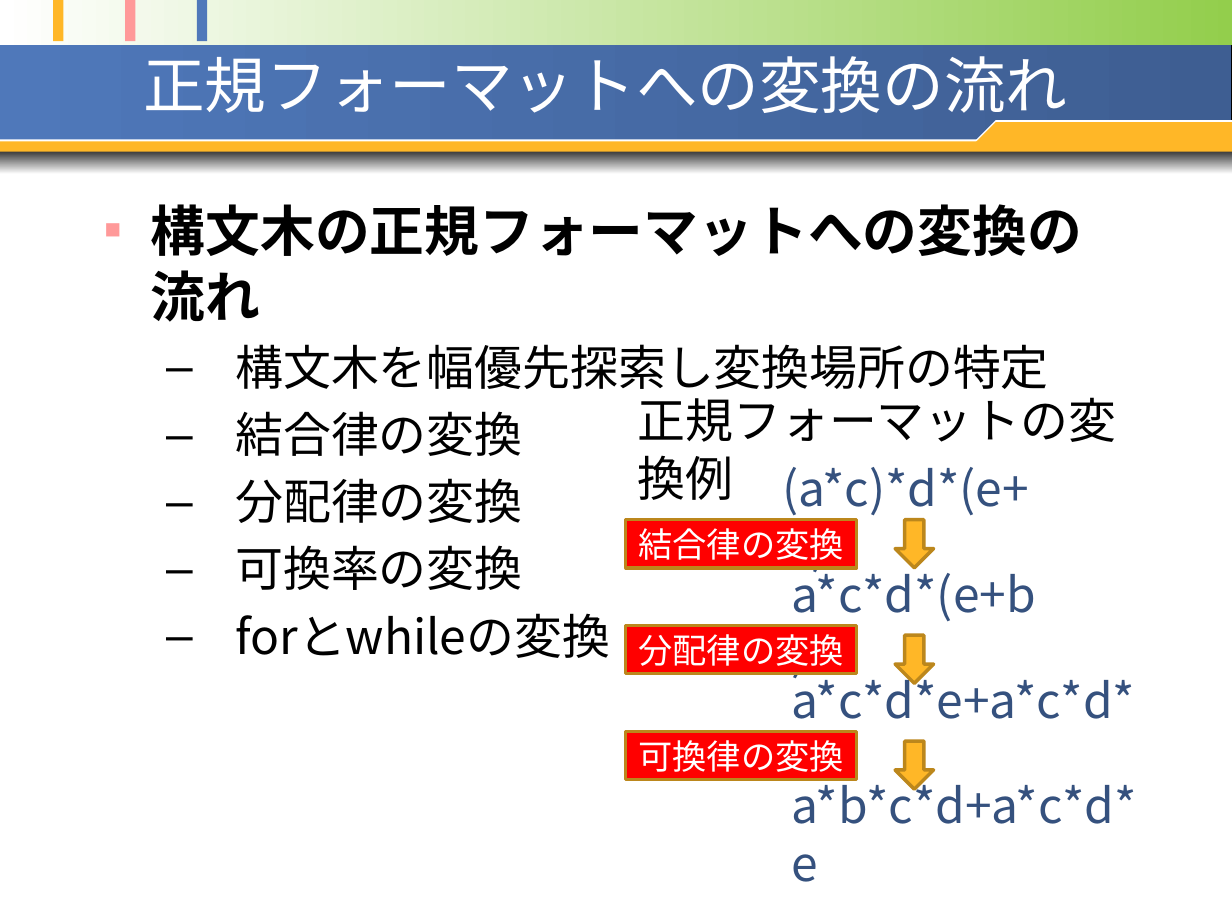
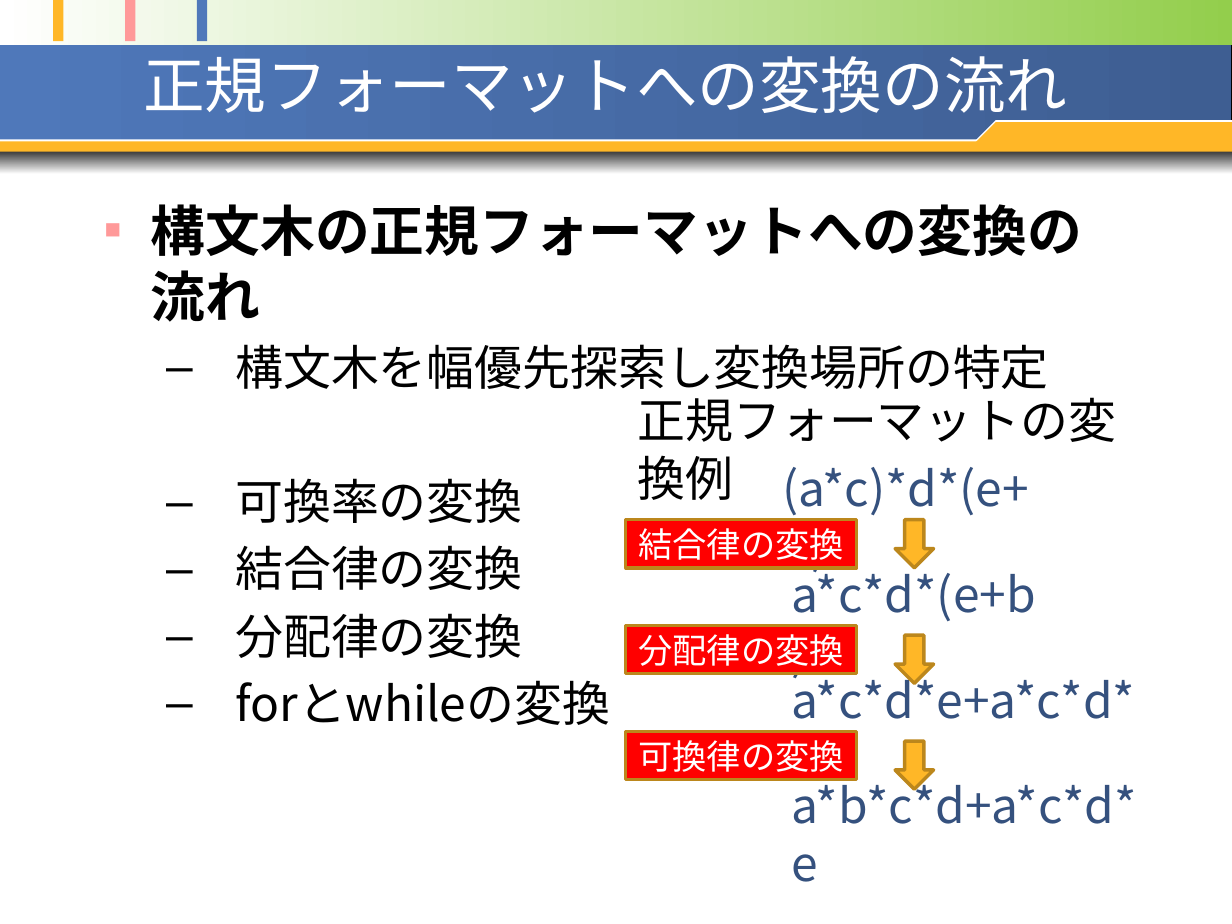
Before and after one commit to opu-yokotalab/learn-ari-thesis, a slide deck: slide 22 of pptx/修士論文発表資料.pptx. Drawn at 1232x924 pixels with LibreOffice and Linux fonts; fonts in the diff are those of the drawing. Boxes give left, top, right and bottom in pixels: in the first picture for what was removed or moved away, otherwise in the second. Text is boxed around its words. In the diff, an @@ line names an element or a change of style, - is before the commit and + after.

```diff
--- a/pptx/修士論文発表資料.pptx
+++ b/pptx/修士論文発表資料.pptx
@@ text at (235,478,522,523): paragraph added @@
+  – 可換率の変換
@@ text at (235,545,522,590): paragraph removed @@
-  – 可換率の変換
```
Also in this commit, not shown: 2 other slides changed.
